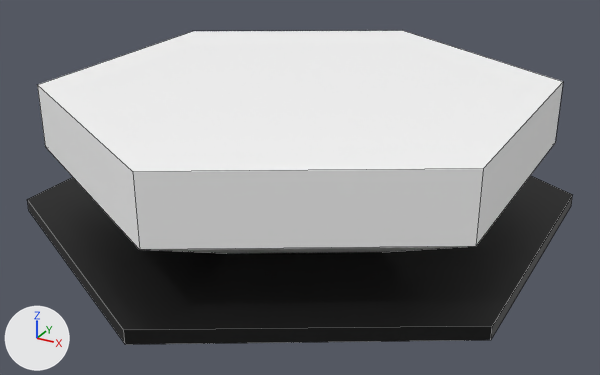
Before and after pictures for a commit that changed the Blender file Assets/Shapes/InGame/InGameObjects.blend.
Camera for both pictures: a camera (50 mm lens) standing at (2.94, -5.37, 2.82) and looking at (0.05, -0.12, 0.19). Every picture has the same lights, and +X, +Y and +Z are marked at lower left. Mesh edges are drawn as thin lines.

Names of what the first picture shows: 'Card', 'Node'.
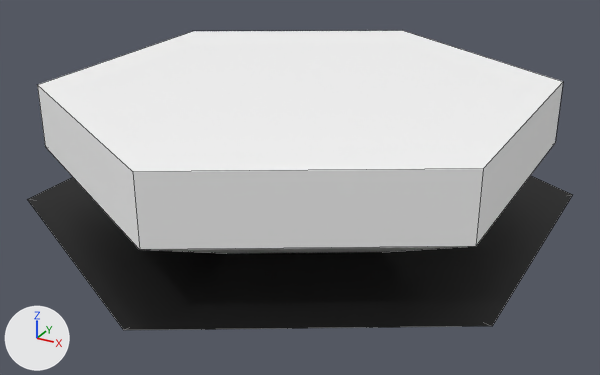
The edits, one by one:
me_cylinder_002 has 12 vertices, 8 faces and spans x -1.91..1.91, y -2.2..2.2, z -0.05..0.05.
me_cylinder_002 is used by ob_card; location (0.0, 0.0, 0.0).
Part 1, on me_cylinder_002:
Vertex 0 of me_cylinder_002 moves from (0.0, 2.2, -0.05) to (0.0, 1.69, -0.05).
Vertex 2 of me_cylinder_002 moves from (1.91, 1.1, -0.05) at pixel (571, 205) to (1.46, 0.84, -0.05).
Vertex 4 of me_cylinder_002 moves from (1.91, -1.1, -0.05) at pixel (490, 340) to (1.46, -0.84, -0.05).
Vertex 6 of me_cylinder_002 moves from (0.0, -2.2, -0.05) at pixel (125, 344) to (0.0, -1.69, -0.05).
Vertex 8 of me_cylinder_002 moves from (-1.91, -1.1, -0.05) at pixel (28, 210) to (-1.46, -0.84, -0.05).
Vertex 10 of me_cylinder_002 moves from (-1.91, 1.1, -0.05) to (-1.46, 0.84, -0.05).

Pixel boxes [x1, y1, x2, y2] of what changed, in the pictures (600 x 375 px; the box of a moved part takes in the faces that stretch with it):
'Card', reshaped (9% shorter): before [27, 176, 573, 345]; after [27, 176, 572, 330]
part 1 of me_cylinder_002, moved or reshaped (not visible afterwards): before [27, 195, 573, 345]
